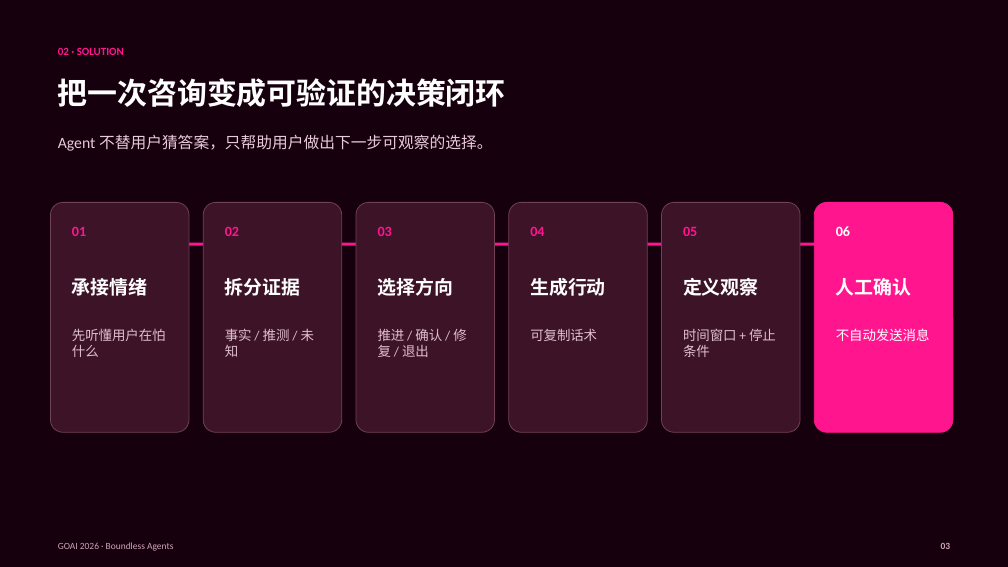
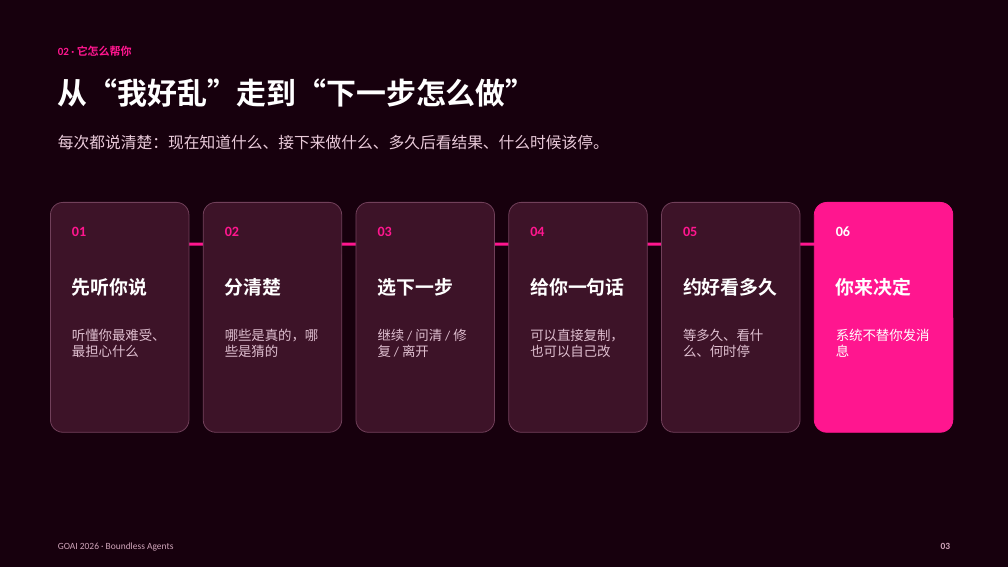
Before and after one commit to powerycy/goutoujunshi, a slide deck: slide 3 of competition/deepseek-harness-goutoujunshi/submission/狗头军师_GOAI2026_无界应用_初赛方案.pptx. Drawn at 1008x567 pixels with LibreOffice and Linux fonts; fonts in the diff are those of the drawing. Boxes give left, top, right and bottom in pixels: in the first picture for what was removed or moved away, otherwise in the second. Text is boxed around its words. In the diff, an @@ line names an element or a change of style, - is before the commit and + after.

```diff
--- a/competition/deepseek-harness-goutoujunshi/submission/狗头军师_GOAI2026_无界应用_初赛方案.pptx
+++ b/competition/deepseek-harness-goutoujunshi/submission/狗头军师_GOAI2026_无界应用_初赛方案.pptx
@@ text at box(58, 45, 132, 56): text changed @@
-02 · SOLUTION
+02 · 它怎么帮你
@@ text at box(58, 78, 536, 107): text changed @@
-把一次咨询变成可验证的决策闭环
+从“我好乱”走到“下一步怎么做”
@@ text at box(58, 134, 609, 150): text changed @@
-Agent 不替用户猜答案，只帮助用户做出下一步可观察的选择。
+每次都说清楚：现在知道什么、接下来做什么、多久后看结果、什么时候该停。
@@ text at box(72, 278, 148, 296): text changed @@
-承接情绪
+先听你说
@@ text at box(225, 278, 282, 296): text changed @@
-拆分证据
+分清楚
@@ text at box(378, 278, 454, 296): text changed @@
-选择方向
+选下一步
@@ text at box(530, 278, 624, 296): text changed @@
-生成行动
+给你一句话
@@ text at box(683, 278, 777, 296): text changed @@
-定义观察
+约好看多久
@@ text at box(836, 278, 912, 296): text changed @@
-人工确认
+你来决定
@@ text at box(72, 328, 166, 357): text changed @@
-先听懂用户在怕什么
+听懂你最难受、最担心什么
@@ text at box(225, 328, 319, 357): text changed @@
-事实 / 推测 / 未知
+哪些是真的，哪些是猜的
@@ text at box(378, 328, 466, 357): text changed @@
-推进 / 确认 / 修复 / 退出
+继续 / 问清 / 修复 / 离开
@@ text at box(530, 329, 624, 357): text changed @@
-可复制话术
+可以直接复制，也可以自己改
@@ text at box(683, 329, 763, 357): text changed @@
-时间窗口 + 停止条件
+等多久、看什么、何时停
@@ text at box(836, 328, 930, 357): text changed @@
-不自动发送消息
+系统不替你发消息
```
Also in this commit, not shown: 9 other slides changed, 3 other files.
